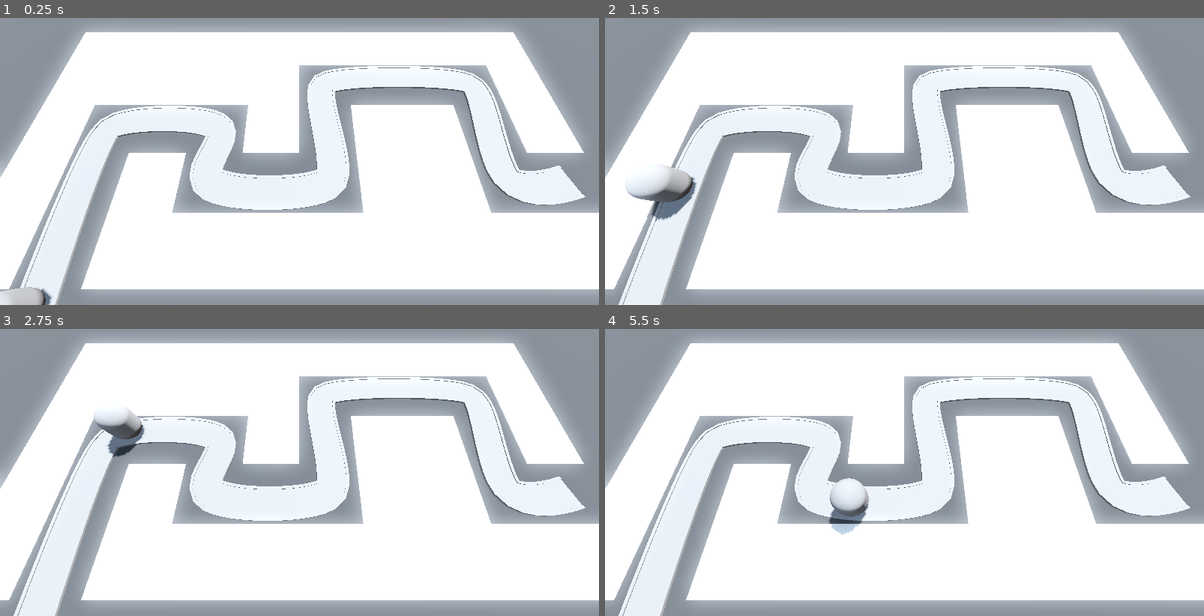
Above: before the commit, frames 1-4 (two rows, left to right).
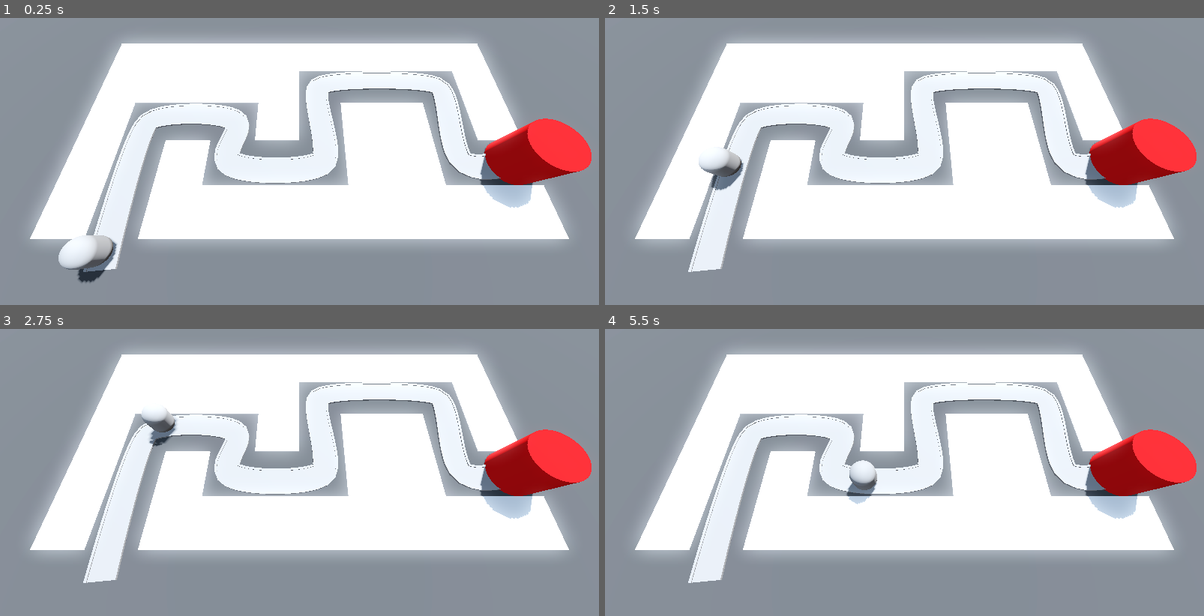
Above: after the commit, the same moments.

Repository: SugarF0x/barblast-3d
Game: Godot game, scene res://BaseLevel.tscn
The game is run twice, just before and just after one commit, with the same random seed, the same clock (stepped at 60 frames per second) and the same inputs.
Inputs:
- Up to frame 1 (0.25 s): no input
- Up to frame 2 (1.5 s): no input
- Up to frame 3 (2.75 s): no input
- Up to frame 4 (5.5 s): no input

The runs differ from the first frame. In frame 1, 47% of the frame differs, in the area x 0-100%, y 3-100%; in frame 2, 47%; in frame 3, 47%; in frame 4, 47%.

Commit message:
add enemy x base interaction

Diff:
--- /dev/null
+++ b/Base/base.gd
@@ -0,0 +1,16 @@
+extends Node3D
+
+
+@export var max_health: int = 10
+
+
+var health: int
+
+
+func _ready():
+	health = max_health
+
+
+func take_damage(value: int) -> void:
+	health -= value
+	print(health)
--- /dev/null
+++ b/Base/base.tscn
@@ -0,0 +1,17 @@
+[gd_scene load_steps=3 format=3 uid="uid://bfb4k2ep1dvtl"]
+
+[ext_resource type="Script" path="res://Base/base.gd" id="1_l44r1"]
+
+[sub_resource type="StandardMaterial3D" id="StandardMaterial3D_us0s8"]
+albedo_color = Color(0.886275, 0, 0.0196078, 1)
+
+[node name="Base" type="Node3D" groups=["base"]]
+transform = Transform3D(1, 0, 0, 0, 1, 0, 0, 0, 1, 18, 0, 6)
+script = ExtResource("1_l44r1")
+
+[node name="CSGCylinder3D" type="CSGCylinder3D" parent="."]
+transform = Transform3D(1, 0, 0, 0, 1, 0, 0, 0, 1, 0, 2, 0)
+radius = 2.0
+height = 4.0
+sides = 32
+material = SubResource("StandardMaterial3D_us0s8")
--- a/BaseLevel.tscn
+++ b/BaseLevel.tscn
@@ -1,7 +1,8 @@
-[gd_scene load_steps=8 format=3 uid="uid://drh3kj7778ibt"]
+[gd_scene load_steps=9 format=3 uid="uid://drh3kj7778ibt"]
 
 [ext_resource type="MeshLibrary" uid="uid://cesoulgt1yff5" path="res://MeshLibraries/SpaceLibrary.tres" id="1_j15wq"]
 [ext_resource type="PackedScene" uid="uid://butwu35p7bjro" path="res://Enemy/enemy.tscn" id="2_wgbja"]
+[ext_resource type="PackedScene" uid="uid://bfb4k2ep1dvtl" path="res://Base/base.tscn" id="3_jojtq"]
 
 [sub_resource type="ProceduralSkyMaterial" id="ProceduralSkyMaterial_mwvmm"]
 sky_horizon_color = Color(0.64625, 0.65575, 0.67075, 1)
@@ -41,7 +42,7 @@
 material = SubResource("StandardMaterial3D_jvajy")
 
 [node name="Camera3D" type="Camera3D" parent="."]
-transform = Transform3D(1, 0, 0, 0, 0.422618, 0.906308, 0, -0.906308, 0.422618, 0, 14.5, 9.5)
+transform = Transform3D(1, 0, 0, 0, 0.422618, 0.906308, 0, -0.906308, 0.422618, 0, 18, 12)
 
 [node name="GridMap" type="GridMap" parent="."]
 mesh_library = ExtResource("1_j15wq")
@@ -95,3 +96,5 @@
 
 [node name="Enemy" parent="Path3D" instance=ExtResource("2_wgbja")]
 transform = Transform3D(0.999994, 0, 0, 0, 1, 0, 0, 0, 0.999994, -14, 0, 14)
+
+[node name="Base" parent="." instance=ExtResource("3_jojtq")]
--- a/Enemy/enemy.gd
+++ b/Enemy/enemy.gd
@@ -4,5 +4,14 @@
 @export_range(1.0,10.0) var speed = 5.0
 
 
+@onready var base = get_tree().get_first_node_in_group("base")
+
+
 func _process(delta: float) -> void:
 	progress += speed * delta
+	if progress_ratio == 1.0: attack()
+
+
+func attack():
+	base.take_damage(1)
+	queue_free()
